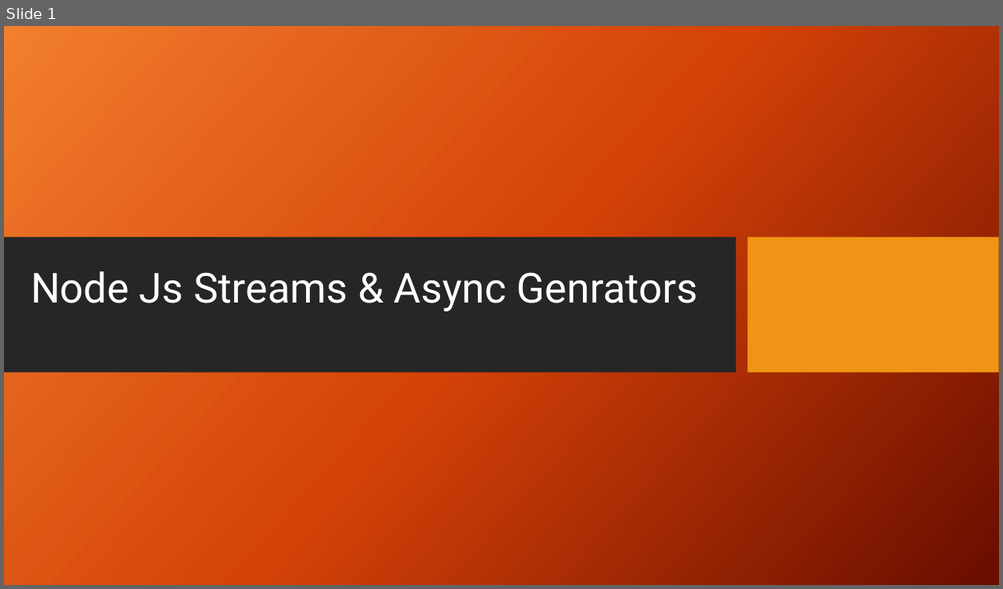
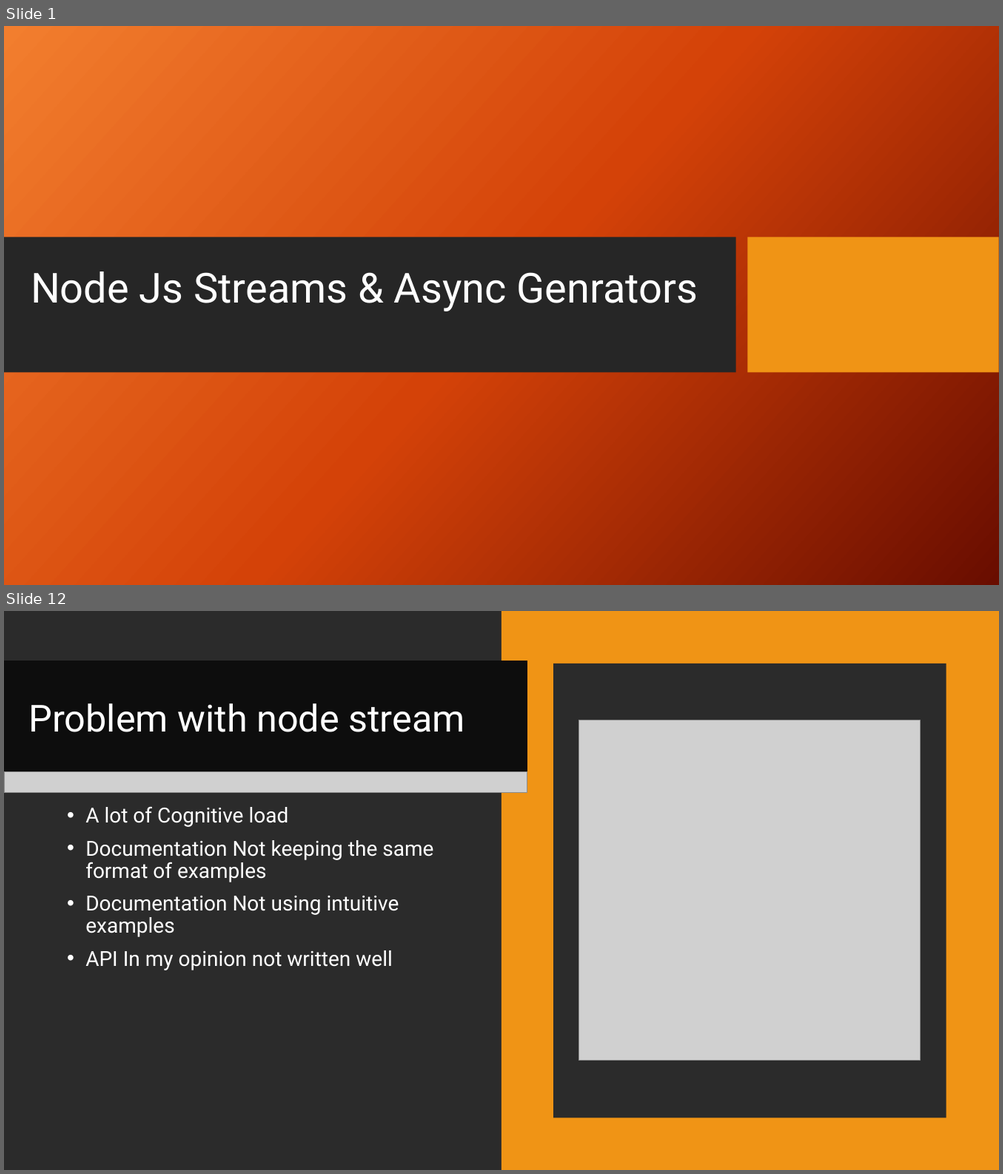
Before and after one commit to ntedgi/infra-meetings, a slide deck: Streams/Presentation.pptx. Shown one above the other, each under a label of ours: slide 1 before the commit, slides 1 and 12 after it; the slides between them are not shown. The pictures are 1003x589 and 1003x1174 pixels, drawn with LibreOffice and Linux fonts; fonts in the diff are those of the drawing; grey boxes stand for pictures; background and template pictures are left out; a plain dark background stands for a picture behind light text. Boxes give left, top, right and bottom in pixels: in the first picture for what was removed or moved away, otherwise in the second. Text is boxed around its words. In the diff, an @@ line names an element or a change of style, - is before the commit and + after.

```diff
--- a/Streams/Presentation.pptx
+++ b/Streams/Presentation.pptx
@@ slide 12 added at (4,611,999,1170), background picture (left out) @@
@@ rectangle added at (502,611,999,1170), fill #F09415 @@
@@ rectangle added at (4,661,855,773), fill #FFFFFF @@
@@ rectangle added at (4,661,527,773), fill #0D0D0D @@
@@ rectangle added at (553,664,945,1119), fill #FFFFFF @@
@@ rectangle added at (868,661,999,773), fill #F09415 @@
@@ title added at (28,703,464,732), 36 pt, text #FFFFFF @@
+Problem with node stream
@@ picture added at (578,720,919,1061) @@
@@ picture added at (4,772,527,792) @@
@@ text added at (85,806,433,971), 20 pt, text #FFFFFF @@
+• A lot of Cognitive load
+• Documentation Not keeping the same format of examples
+• Documentation Not using intuitive examples
+• API In my opinion not written well
```
Also in this commit, not shown: 3 slides changed, 14 other slides added, 3 slides removed, 37 other files.
